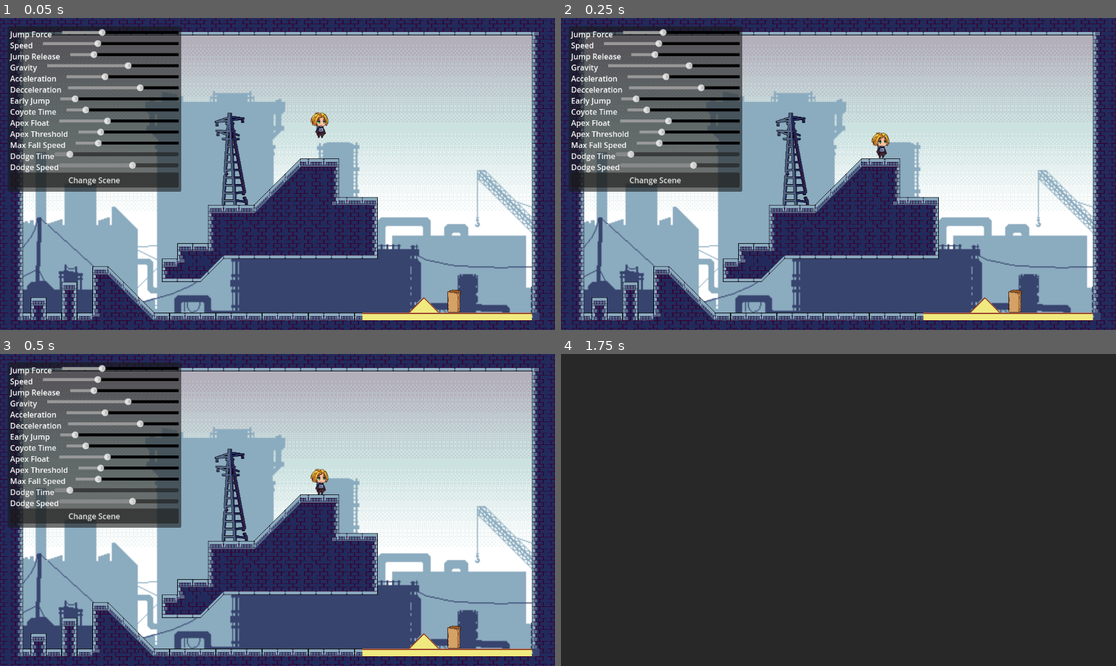
Above: before the commit, frames 1-4 (two rows, left to right).
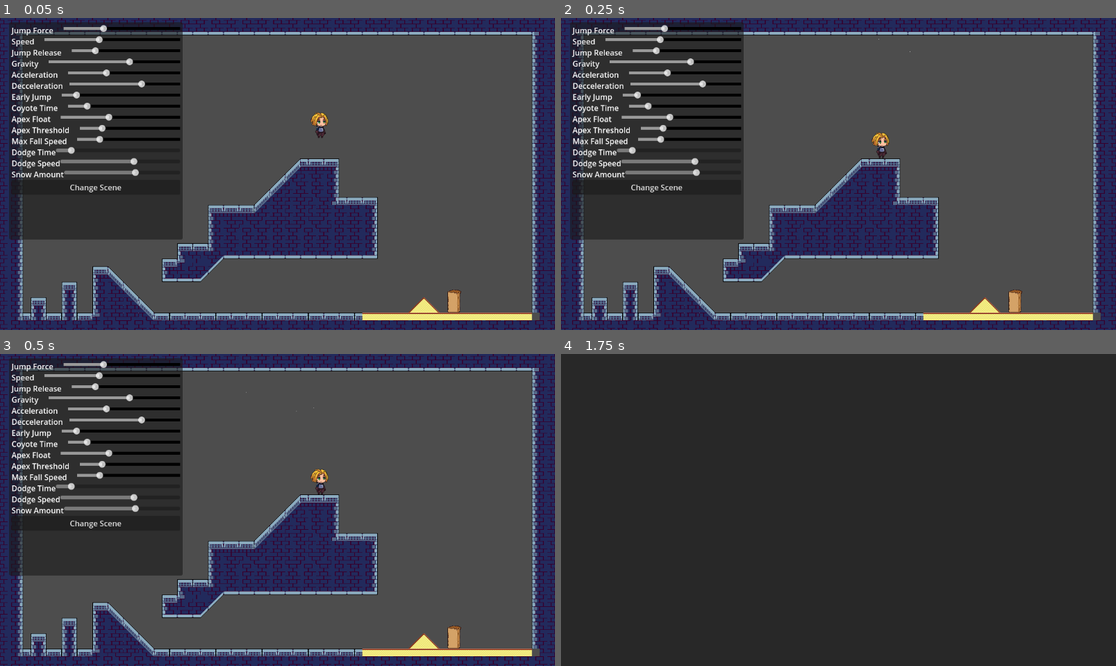
Above: after the commit, the same moments.

Repository: Tim-Barton/game-jam-2023
Game: Godot game, scene res://CharacterController/SideScroller/Scenes/side_scroller_test_scene.tscn
The game is run twice, just before and just after one commit, with the same random seed, the same clock (stepped at 60 frames per second) and the same inputs.
Inputs:
- Up to frame 1 (0.05 s): no input
- Up to frame 2 (0.25 s): no input
- Up to frame 3 (0.5 s): no input
- Up to frame 4 (1.75 s): click "Change Scene" at 0.5 s; tap Enter (ui_accept) at 1.25, 1.52 s; hold Right (ui_right) from 1.28 s (still down)

The runs differ from the first frame. In frame 1, 72% of the frame differs, in the area x 1-98%, y 1-97%; in frame 2, 72%; in frame 3, 72%; in frame 4, nothing differs.

Commit message:
Added Snow to test level
Added snow to test level with slider

Diff:
--- /dev/null
+++ b/CharacterController/SideScroller/Scenes/Snow.gd
@@ -0,0 +1,15 @@
+class_name Snow
+extends GPUParticles2D
+
+func _ready():
+	pass
+
+
+# Called every frame. 'delta' is the elapsed time since the previous frame.
+func _process(delta):
+	pass
+
+
+func _on_value_value_changed(value):
+	self.amount = value
+	print(amount)
--- a/CharacterController/SideScroller/Scenes/side_scroller_test_scene.tscn
+++ b/CharacterController/SideScroller/Scenes/side_scroller_test_scene.tscn
@@ -1,6 +1,7 @@
-[gd_scene load_steps=18 format=3 uid="uid://dkhnd58ia1m5t"]
+[gd_scene load_steps=20 format=3 uid="uid://dkhnd58ia1m5t"]
 
 [ext_resource type="Texture2D" uid="uid://belg1mxheka3q" path="res://CharacterController/SideScroller/GFX/2 Background/Day/1.png" id="1_xwcmc"]
+[ext_resource type="Script" path="res://CharacterController/SideScroller/Scenes/Snow.gd" id="2_kiv0q"]
 [ext_resource type="Texture2D" uid="uid://cbfip1qeil370" path="res://CharacterController/SideScroller/GFX/2 Background/Day/2.png" id="2_m0nrl"]
 [ext_resource type="Texture2D" uid="uid://blq2vhoethqqx" path="res://CharacterController/SideScroller/GFX/2 Background/Day/5.png" id="3_dhewo"]
 [ext_resource type="Texture2D" uid="uid://t31lxiaq515g" path="res://CharacterController/SideScroller/GFX/3 Objects/3 Power lines/4.png" id="4_ccg22"]
@@ -50,6 +51,18 @@
 HSlider/styles/grabber_area = SubResource("StyleBoxFlat_3rfcx")
 HSlider/styles/grabber_area_highlight = SubResource("StyleBoxFlat_44xpn")
 HSlider/styles/slider = SubResource("StyleBoxFlat_xanxn")
+
+[sub_resource type="ParticleProcessMaterial" id="ParticleProcessMaterial_evyxp"]
+emission_shape = 3
+emission_box_extents = Vector3(200, 1, 1)
+particle_flag_disable_z = true
+direction = Vector3(-1, 1, 2.08165e-12)
+spread = 20.0
+gravity = Vector3(2.08165e-12, 2.08165e-12, 2.08165e-12)
+initial_velocity_min = 50.0
+initial_velocity_max = 70.0
+orbit_velocity_min = 0.0
+orbit_velocity_max = 0.0
 
 [sub_resource type="TileSetAtlasSource" id="TileSetAtlasSource_52t2g"]
 resource_name = "Powerplant"
@@ -1014,10 +1027,10 @@
 anchors_preset = 15
 anchor_right = 1.0
 anchor_bottom = 1.0
-offset_left = 15.0
-offset_top = 15.0
-offset_right = -775.0
-offset_bottom = -285.0
+offset_left = 18.0
+offset_top = 7.0
+offset_right = -772.0
+offset_bottom = -186.0
 grow_horizontal = 2
 grow_vertical = 2
 
@@ -1268,27 +1281,54 @@
 value = 700.0
 rounded = true
 
+[node name="SnowAmount" type="HBoxContainer" parent="UI/Panel/Adjusters"]
+layout_mode = 2
+
+[node name="Label" type="Label" parent="UI/Panel/Adjusters/SnowAmount"]
+layout_mode = 2
+text = "Snow Amount"
+
+[node name="value" type="HSlider" parent="UI/Panel/Adjusters/SnowAmount"]
+layout_mode = 2
+size_flags_horizontal = 3
+min_value = 200.0
+max_value = 1000.0
+value = 700.0
+rounded = true
+
 [node name="Button" type="Button" parent="UI/Panel/Adjusters"]
 layout_mode = 2
 text = "Change Scene"
 
 [node name="Level" type="Node" parent="."]
 
+[node name="Snow" type="GPUParticles2D" parent="Level"]
+position = Vector2(-2, -291)
+scale = Vector2(5.36, 5.8)
+amount = 50
+process_material = SubResource("ParticleProcessMaterial_evyxp")
+lifetime = 2.0
+script = ExtResource("2_kiv0q")
+
 [node name="Background" type="Node" parent="Level"]
 
 [node name="BG" type="Sprite2D" parent="Level/Background"]
+visible = false
 scale = Vector2(2, 2)
 texture = ExtResource("1_xwcmc")
 
 [node name="2" type="Sprite2D" parent="Level/Background"]
+visible = false
 scale = Vector2(2, 2)
 texture = ExtResource("2_m0nrl")
 
 [node name="5" type="Sprite2D" parent="Level/Background"]
+visible = false
 scale = Vector2(2, 2)
 texture = ExtResource("3_dhewo")
 
 [node name="Powerline" type="Sprite2D" parent="Level/Background"]
+visible = false
 position = Vector2(-95, -31)
 texture = ExtResource("4_ccg22")
 
@@ -1321,4 +1361,5 @@
 [connection signal="value_changed" from="UI/Panel/Adjusters/MaxFallSpeed/value" to="UI" method="UpdateCharacterRate" binds= ["MaxFallSpeed"]]
 [connection signal="value_changed" from="UI/Panel/Adjusters/DodgeTime/value" to="UI" method="UpdateCharacterRate" binds= ["DodgeTime"]]
 [connection signal="value_changed" from="UI/Panel/Adjusters/DodgeSpeed/value" to="UI" method="UpdateCharacterRate" binds= ["DodgeSpeed"]]
+[connection signal="value_changed" from="UI/Panel/Adjusters/SnowAmount/value" to="Level/Snow" method="_on_value_value_changed"]
 [connection signal="pressed" from="UI/Panel/Adjusters/Button" to="UI" method="change_scene" binds= ["res://CharacterController/SideScroller/Scenes/test_scene.tscn"]]
--- a/CharacterController/SideScroller/Scripts/UI/UI.gd
+++ b/CharacterController/SideScroller/Scripts/UI/UI.gd
@@ -49,4 +49,6 @@
 			CharacterController.set_timers()
 		"DodgeSpeed":
 			CharacterController.dodge_speed = NewValue
+		"SnowAmount":
+			CharacterController.snow_amount = NewValue
 	grab_focus()
--- a/project.godot
+++ b/project.godot
@@ -18,3 +18,7 @@
 [autoload]
 
 SceneManager="*res://CharacterController/SideScroller/Prefabs/scene_manager.tscn"
+
+[dotnet]
+
+project/assembly_name="Game-jam-2023"
